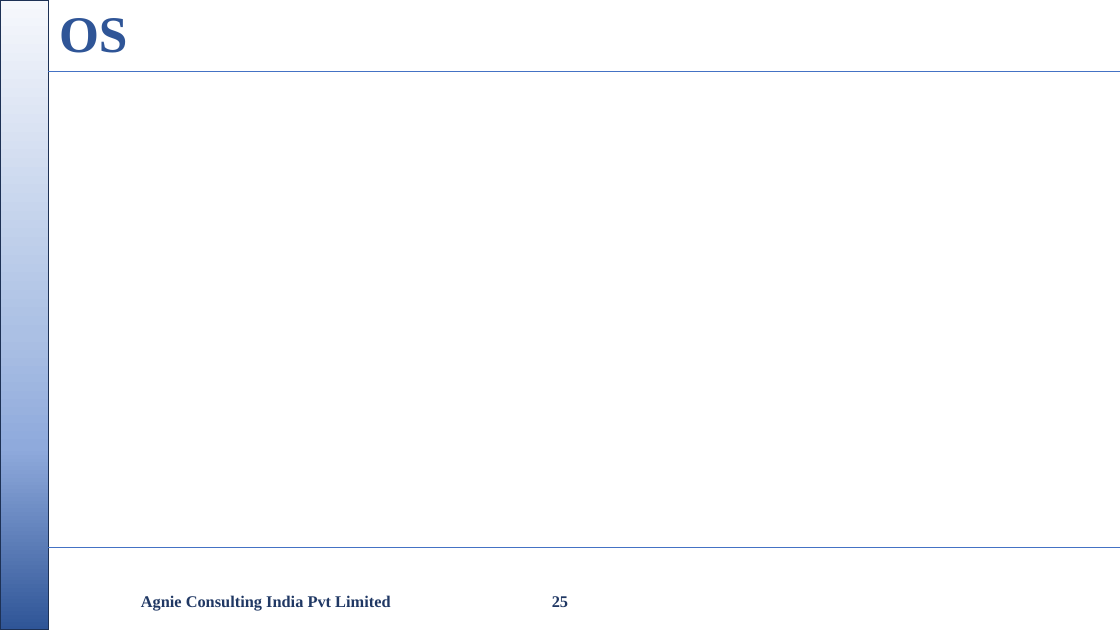
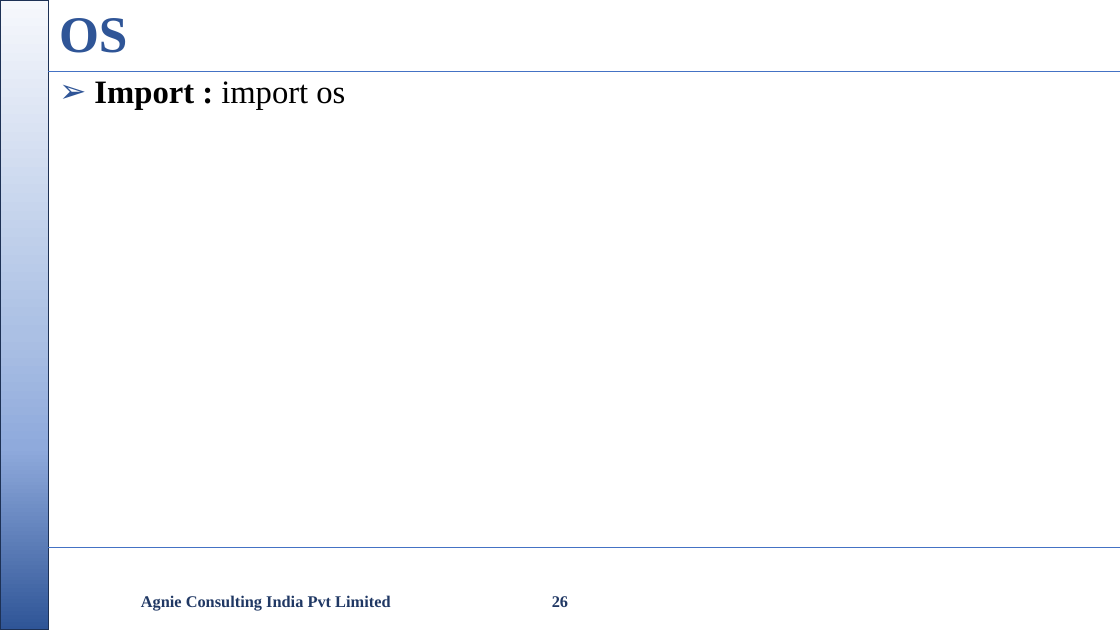
Before and after one commit to nikishdaniel1-del/Python-Cls, a slide deck: slide 26 of python class/Python Class.pptx (slide 25 before the commit). Drawn at 1120x630 pixels with LibreOffice and Linux fonts; fonts in the diff are those of the drawing; background and template pictures are left out. Boxes give left, top, right and bottom in pixels: in the first picture for what was removed or moved away, otherwise in the second. Text is boxed around its words. In the diff, an @@ line names an element or a change of style, - is before the commit and + after.

```diff
--- a/python class/Python Class.pptx
+++ b/python class/Python Class.pptx
@@ text added at bbox=[94, 81, 345, 110], 28 pt, text #000000 @@
+➢ Import : import os
@@ page number at bbox=[552, 596, 568, 607]: text changed @@
-25
+26
```
Also in this commit, not shown: 5 other slides changed, 2 slides added, 4 other files.
